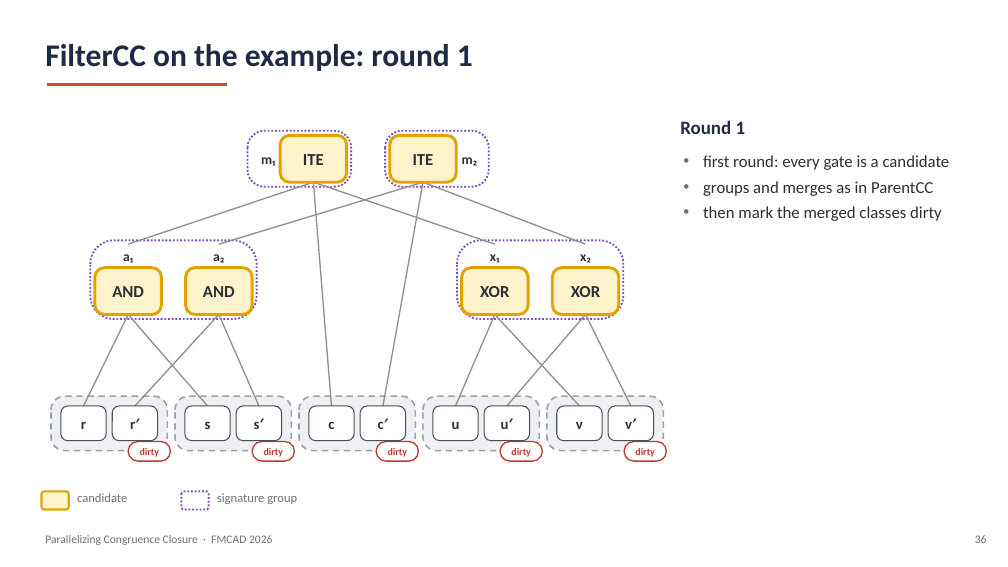
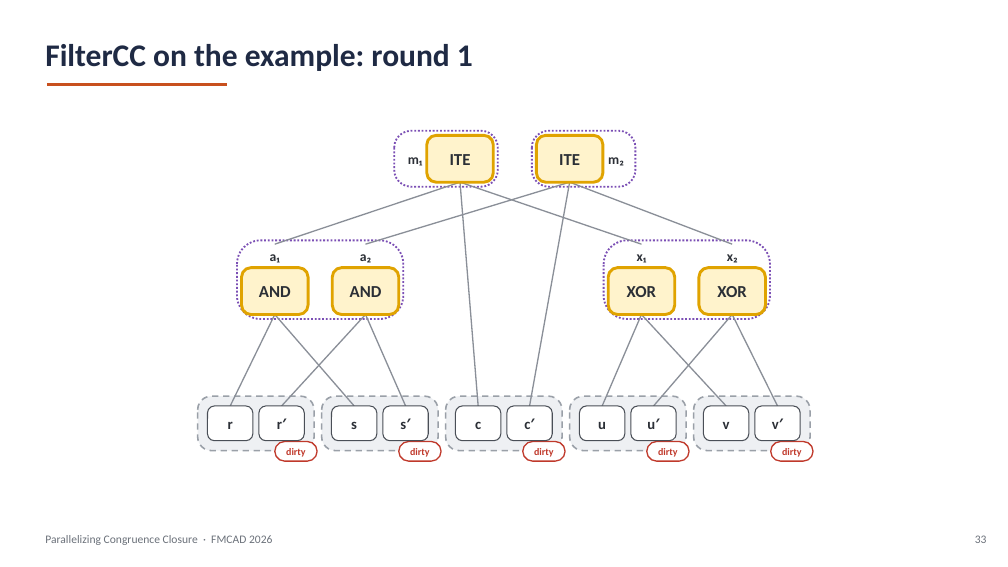
Before and after one commit to amarshah1/parallelcc-paper, a slide deck: slide 33 of slides/parallelcc-part1.pptx (slide 36 before the commit). Drawn at 1008x567 pixels with LibreOffice and Linux fonts; fonts in the diff are those of the drawing. Boxes give left, top, right and bottom in pixels: in the first picture for what was removed or moved away, otherwise in the second. Text is boxed around its words. In the diff, an @@ line names an element or a change of style, - is before the commit and + after.

```diff
--- a/slides/parallelcc-part1.pptx
+++ b/slides/parallelcc-part1.pptx
@@ text "m₂": place and size @@
-text "m₂" at (462,157,478,166)
+text "m₂" at (608,157,624,166)
@@ text removed at (680,120,746,134) @@
-Round 1
@@ text removed at (703,155,950,221) @@
-• first round: every gate is a candidate
-• groups and merges as in ParentCC
-• then mark the merged classes dirty
@@ 29 rounded rectangles, 14 lines, 5 texts: place and size @@
-29 rounded rectangles, 14 lines, 5 texts at (51,131,667,461)
+29 rounded rectangles, 14 lines, 5 texts at (198,131,814,461)
@@ rounded rectangle "r": place and size @@
-rounded rectangle "r" at (60,406,106,441)
+rounded rectangle "r" at (208,406,253,441)
@@ rounded rectangle removed at (42,492,69,510) @@
@@ text removed at (77,493,127,502) @@
-candidate
@@ rounded rectangle removed at (181,492,209,510) @@
@@ text removed at (217,493,297,504) @@
-signature group
@@ text at (975,535,987,543): text changed @@
-36
+33
```
Also in this commit, not shown: 23 other slides changed, 3 slides removed, 1 other file.
